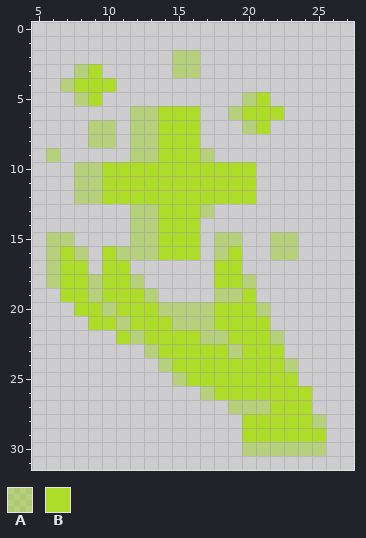
Edited in one commit: pixel-art sprite (Resources/Textures/_CP14/Effects/Magic/spells_icons.rsi/cure_wounds.png). Above is the file before it was changed.
The file is 32x32 pixels. Shown: x 5..27, y 0..31.
Palette (. is transparent): A #9fd32880  B #addd28
Pixels before, first column x 6:
 2 .........AA.........
 3 ..AB.....AA.........
 4 .ABBB...............
 5 ..AB..........AB....
 6 ......AABBB..ABBB...
 7 ...AA.AABBB...AB....
 8 ...AA.AABBB.........
 9 A.....AABBBA........
10 ..AABBBBBBBBBBB.....
11 ..AABBBBBBBBBBB.....
12 ..AABBBBBBBBBBB.....
13 ......AABBBA........
14 ......AABBB.........
15 AA....AABBB.AA..AA..
16 ABA.BAAABBB.AB..AA..
17 ABB.BB......BB......
18 ABBABBA.....BBA.....
19 .BBABBBA....AAB.....
20 ..BBABBBAAAABBBA....
21 ...BBABBBAAABBBB....
22 .....BABBBBAABBBA...
23 .......ABBBBBABBB...
24 ........ABBBBBBBBA..
25 .........ABBBBBBBB..
26 ...........ABBBBBBB.
27 .............AAABBB.
28 ..............BBBBBA
29 ..............BBBBBB
30 ..............AAAAAA
Once edited:
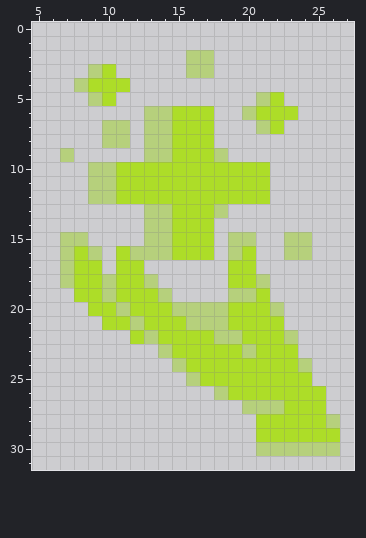
Message: split cure burn
What changed:
y 2: x 15 A -> .; x 17 . -> A
y 3: x 8..10 AB. -> .AB; x 15 A -> .; x 17 . -> A
y 4: x 7..8 AB -> .A; x 11 . -> B
y 5: x 8..10 AB. -> .AB; x 20..22 AB. -> .AB
y 6: x 12 A -> .; x 14 B -> A; x 17 . -> B; x 19..20 AB -> .A; x 23 . -> B
y 7: x 9 A -> .; x 11..12 .A -> A.; x 14 B -> A; x 17 . -> B; x 20..22 AB. -> .AB
y 8: x 9 A -> .; x 11..12 .A -> A.; x 14 B -> A; x 17 . -> B
y 9: x 6..7 A. -> .A; x 12 A -> .; x 14 B -> A; x 17..18 A. -> BA
y 10..12: x 8 A -> .; x 10 B -> A; x 21 . -> B
y 13: x 12 A -> .; x 14 B -> A; x 17..18 A. -> BA
y 14: x 12 A -> .; x 14 B -> A; x 17 . -> B
y 15: x 6 A -> .; x 8 . -> A; x 12 A -> .; x 14 B -> A; x 17..18 .A -> B.; x 20 . -> A; x 22 A -> .; x 24 . -> A
y 16: x 6..11 ABA.BA -> .ABA.B; x 14 B -> A; x 17..20 .AB. -> B.AB; x 22 A -> .; x 24 . -> A
y 17: x 6..7 AB -> .A; x 9..10 .B -> B.; x 12 . -> B; x 18 B -> .; x 20 . -> B
y 18: x 6..7 AB -> .A; x 9..10 AB -> BA; x 12..13 A. -> BA; x 18 B -> .; x 20..21 A. -> BA
y 19: x 7 B -> .; x 9..10 AB -> BA; x 13..14 A. -> BA; x 18 A -> .; x 20..21 B. -> AB
y 20: x 8 B -> .; x 10..11 AB -> BA; x 14 A -> B; x 18 B -> A; x 21..22 A. -> BA
y 21: x 9 B -> .; x 11..12 AB -> BA; x 15 A -> B; x 18 B -> A; x 22 . -> B
y 22: x 11..13 BAB -> .BA; x 17 A -> B; x 19 B -> A; x 22..23 A. -> BA
y 23: x 13..14 AB -> .A; x 19..20 AB -> BA; x 23 . -> B
y 24: x 14..15 AB -> .A; x 23..24 A. -> BA
y 25: x 15..16 AB -> .A; x 24 . -> B
y 26: x 17..18 AB -> .A; x 25 . -> B
y 27: x 19 A -> .; x 22 B -> A; x 25 . -> B
y 28: x 20 B -> .; x 25..26 A. -> BA
y 29: x 20 B -> .; x 26 . -> B
y 30: x 20 A -> .; x 26 . -> A
